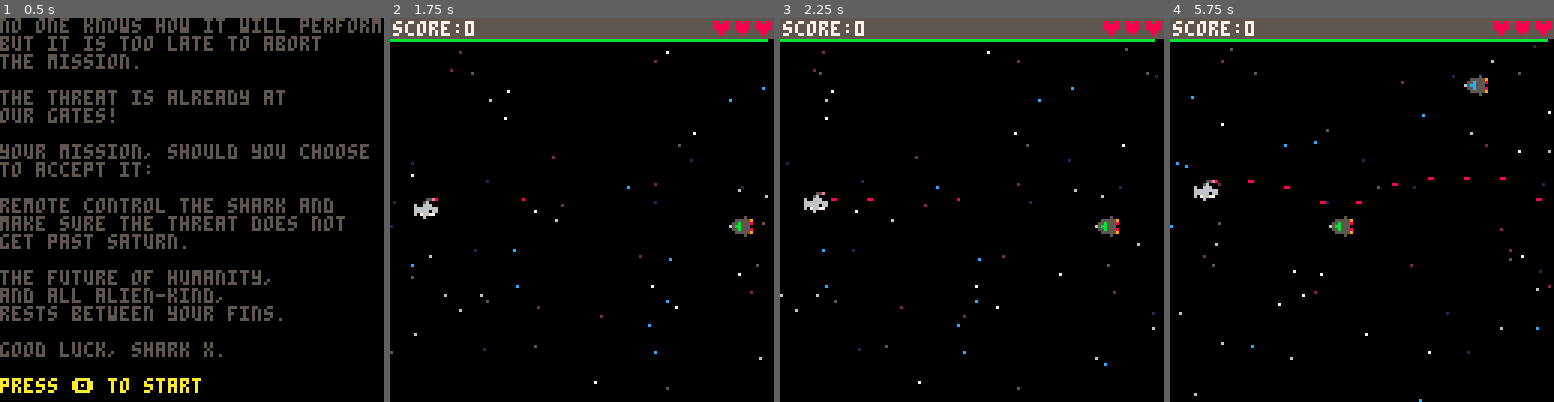
Above: before the commit, frames 1-4 (left to right).
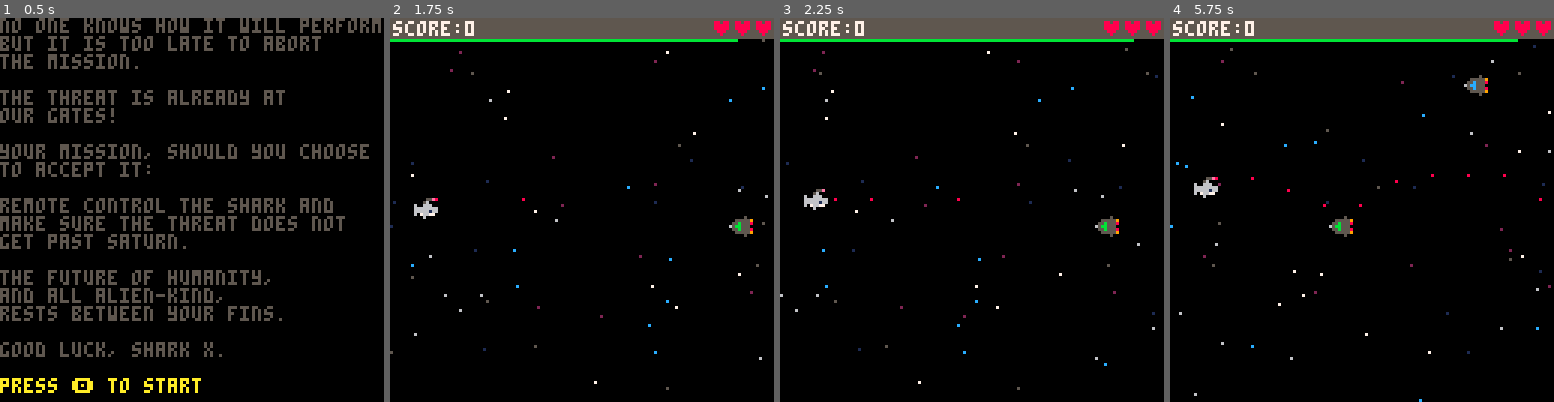
Above: after the commit, the same moments.

Repository: a2/shark-wars
Game: PICO-8 cartridge shark.p8
Same seed, same stepped clock (60 frames per second), same inputs: the game is played once before the commit and once after it.
Inputs:
- Up to frame 1 (0.5 s): tap X (X key) at 0.33 s
- Up to frame 2 (1.75 s): tap O (Z key) at 0.7, 1.7 s; tap X (X key) at 1.07 s
- Up to frame 3 (2.25 s): tap X (X key) at 1.85 s; tap O (Z key) at 2.1 s; hold Up from 2.15 s (still down)
- Up to frame 4 (5.75 s): release Up at 2.42 s; tap O (Z key) every 0.4 s from 2.5 to 5.7 s; tap X (X key) at 2.97, 4.08, 5.2 s; hold Down 3.63-3.97 s; hold Up 4.73-5.03 s; hold Down from 5.73 s (still down)

Frame 1 is identical in both runs. In frame 2, less than 0.1% of the frame differs, in the area x 10-99%, y 5-51%; in frame 3, 0.2%; in frame 4, 0.4%, in the area x 6-99%, y 5-50%.

Commit message:
Simplify shark gun
- Jam (O) for gun, no more laser
- Lower max charge
- Draw loop in charge of laser charge bar
- Change shark eye to 1 (dark blue) to remove palt() calls

Diff:
--- a/shark.p8
+++ b/shark.p8
@@ -229,19 +229,25 @@
 end
 
 function game_draw(mode)
+  local shark=mode.shark
+
   --top gray bar
   rectfill(0,0,128,6,5)
 
   --health hearts (right)
   local i
-  for i=1,mode.shark.health_max do
-    print("♥",128-7*i,1,ternary(mode.shark.health>=i,8,2))
+  for i=1,shark.health_max do
+    print("♥",128-7*i,1,ternary(shark.health>=i,8,2))
   end
 
   --score (left)
   print("score:"..mode.score,1,1,7)
-  --print("t:"..flr(time()-mode.start),1,122,7)
   --print("fps:"..stat(7),104,122,7)
+
+  --laser bar
+  local colors={9,10,11}
+  local percent=shark.charge/shark.charge_max
+  line(-1,7,flr(percent*129)-1,7,colors[ceil(percent*#colors)])
 end
 -->8
 --makers
@@ -282,40 +288,28 @@
   return make_game_object("shark",x,y,0,{
     width=8,
     height=8,
-    charge=50,
-    charge_max=50,
+    charge=10,
+    charge_max=10,
     health=3,
     health_max=3,
     update=function(self)
       --shoot on 🅾️
       if btn(4) then
-        if self.charge>0 then
+        if self.charge>0 and self.last_laser==nil then
+          sfx(1)
+          self.last_laser=make_laser(self.x+6,self.y)
           self.charge-=1
-          sfx(1)
-          if self.last_laser then
-            self.last_laser.x-=1
-            self.last_laser.width+=1
-          else
-            self.last_laser=make_laser(self.x+6,self.y)
-          end
         end
       else
-        self.charge=min(self.charge_max,self.charge+0.25)
-        --shark only moves when not shooting lasers
-        if (btn(2) and self.y>mode.min_y) self.y-=1
-        if (btn(3) and self.y+self.height<mode.max_y) self.y+=1
+        self.charge=min(self.charge_max,self.charge+0.1)
         self.last_laser=nil
       end
+
+      if (btn(2) and self.y>mode.min_y) self.y-=1
+      if (btn(3) and self.y+self.height<mode.max_y) self.y+=1
     end,
     draw=function(self)
-      palt(0,false)
-      palt(1,true)
       spr(0,self.x,self.y)
-      palt()
-
-      local colors={9,10,11}
-      local percent=self.charge/self.charge_max
-      line(-1,7,flr(percent*129)-1,7,colors[ceil(percent*#colors)])
     end,
   })
 end
@@ -387,12 +381,11 @@
       foreach_game_object_named("laser",function(obj)
         if self:overlaps(obj) then
           self.damage+=1
-          obj.width-=1
-          if (obj.width<1) obj.finished=true
+          obj.finished=true
         end
       end)
 
-      if self.damage>self.max_damage then
+      if self.damage>=self.max_damage then
         self.finished=true
         mode.score+=1
       end
@@ -474,14 +467,14 @@
   end)
 end
 __gfx__
-111155e1000005000000000000000000000000000000000000000000000000000000000000000000000000000000000000000000000000000000000000000000
-11156111005555590000000000000000000000000000000000000000000000000000000000000000000000000000000000000000000000000000000000000000
-61166611055e55580000000000000000000000000000000000000000000000000000000000000000000000000000000000000000000000000000000000000000
+000055e0000005000000000000000000000000000000000000000000000000000000000000000000000000000000000000000000000000000000000000000000
+00056000005555590000000000000000000000000000000000000000000000000000000000000000000000000000000000000000000000000000000000000000
+60066600055e55580000000000000000000000000000000000000000000000000000000000000000000000000000000000000000000000000000000000000000
 6666666665ee55500000000000000000000000000000000000000000000000000000000000000000000000000000000000000000000000000000000000000000
-66666066055e55580000000000000000000000000000000000000000000000000000000000000000000000000000000000000000000000000000000000000000
-61766771005555590000000000000000000000000000000000000000000000000000000000000000000000000000000000000000000000000000000000000000
-11161111000005000000000000000000000000000000000000000000000000000000000000000000000000000000000000000000000000000000000000000000
-11111111000000000000000000000000000000000000000000000000000000000000000000000000000000000000000000000000000000000000000000000000
+66666166055e55580000000000000000000000000000000000000000000000000000000000000000000000000000000000000000000000000000000000000000
+60766770005555590000000000000000000000000000000000000000000000000000000000000000000000000000000000000000000000000000000000000000
+00060000000005000000000000000000000000000000000000000000000000000000000000000000000000000000000000000000000000000000000000000000
+00000000000000000000000000000000000000000000000000000000000000000000000000000000000000000000000000000000000000000000000000000000
 00000000000000000000000000000000000000000000000000000000000000000000000000000000000000000000000000000000000000000000000000000000
 00000000000000000000000000000000000000000000000000000000000000000000000000000000000000000000000000000000000000000000000000000000
 00000000000000000000000000000000000000000000000000000000000000000000000000000000000000000000000000000000000000000000000000000000
